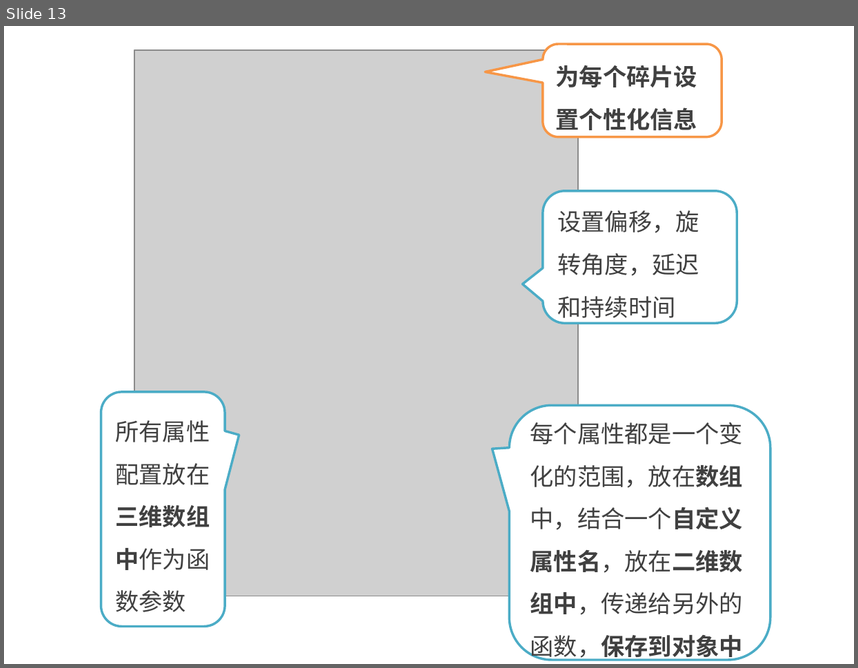
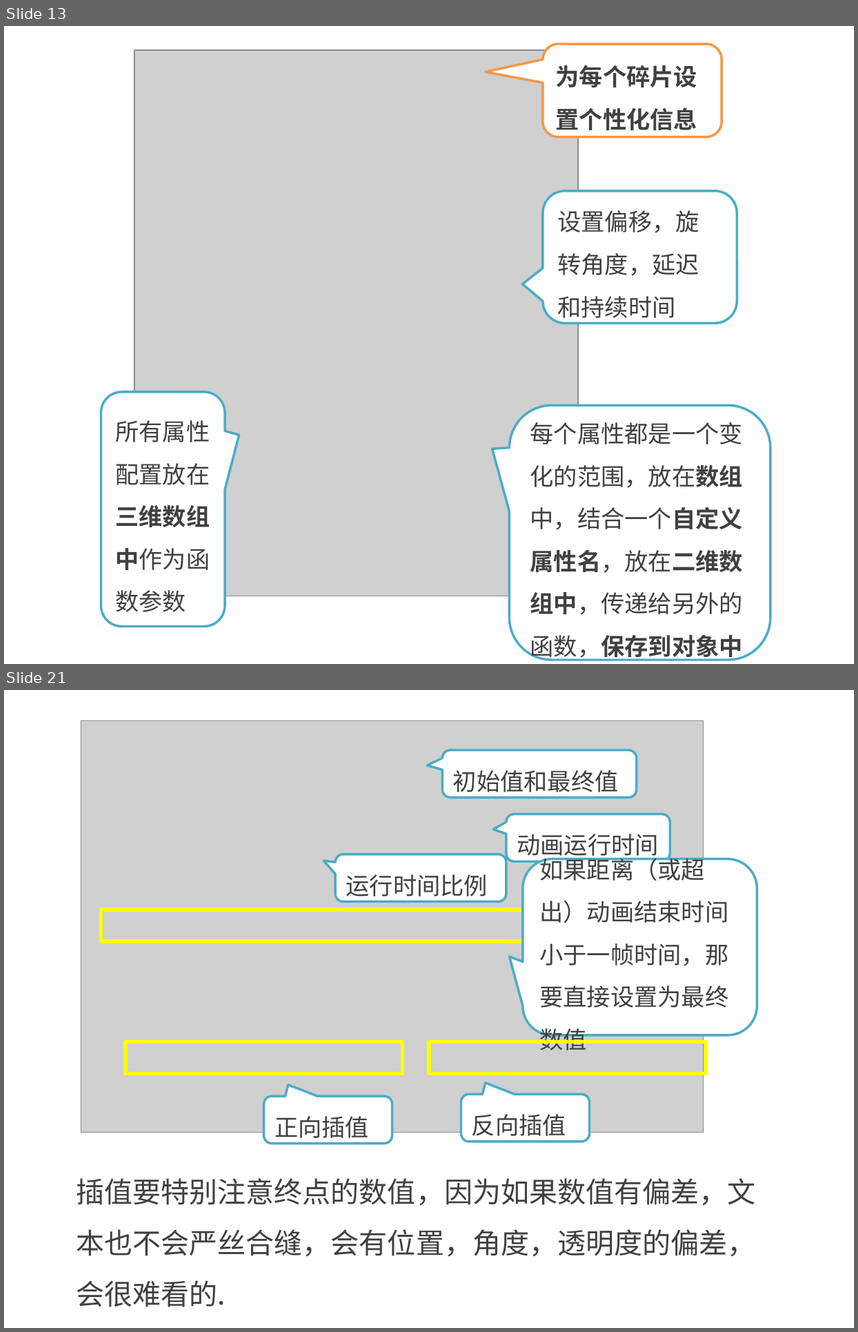
Before and after one commit to kong66/webAni, a slide deck: 20-svg-explode/20.pptx. Shown one above the other, each under a label of ours: slide 13 before the commit, slides 13 and 21 after it; the slides between them are not shown. The pictures are 858x668 and 858x1332 pixels, drawn with LibreOffice and Linux fonts; fonts in the diff are those of the drawing; grey boxes stand for pictures. Boxes give left, top, right and bottom in pixels: in the first picture for what was removed or moved away, otherwise in the second. Text is boxed around its words. In the diff, an @@ line names an element or a change of style, - is before the commit and + after.

```diff
--- a/20-svg-explode/20.pptx
+++ b/20-svg-explode/20.pptx
@@ slide 21 added at box(4, 690, 854, 1328), background #FFFFFF @@
@@ picture added at box(81, 720, 704, 1131) @@
@@ rounded speech box added at box(443, 750, 637, 798), fill #FFFFFF, outline #4BACC6 2 pt, 20 pt, text #404040 @@
+初始值和最终值
@@ rounded speech box added at box(506, 814, 671, 862), fill #FFFFFF, outline #4BACC6 2 pt, 20 pt, text #404040 @@
+动画运行时间
@@ rounded speech box added at box(335, 854, 506, 902), fill #FFFFFF, outline #4BACC6 2 pt, 20 pt, text #404040 @@
+运行时间比例
@@ rounded speech box added at box(523, 859, 757, 1035), fill #FFFFFF, outline #4BACC6 2 pt, 20 pt, text #404040 @@
+如果距离（或超出）动画结束时间小于一帧时间，那要直接设置为最终数值
@@ rectangle added at box(101, 909, 556, 940), outline #FFFF00 3 pt @@
@@ rectangle added at box(125, 1042, 403, 1074), outline #FFFF00 3 pt @@
@@ rectangle added at box(429, 1042, 706, 1074), outline #FFFF00 3 pt @@
@@ rounded speech box added at box(264, 1096, 392, 1143), fill #FFFFFF, outline #4BACC6 2 pt, 20 pt, text #404040 @@
+正向插值
@@ rounded speech box added at box(461, 1094, 590, 1141), fill #FFFFFF, outline #4BACC6 2 pt, 20 pt, text #404040 @@
+反向插值
@@ text added at box(76, 1178, 756, 1307), 24 pt, text #404040 @@
+插值要特别注意终点的数值，因为如果数值有偏差，文本也不会严丝合缝，会有位置，角度，透明度的偏差，会很难看的.
```
Also in this commit, not shown: 6 slides changed, 19 other slides added, 3 slides removed, 3 other files.
